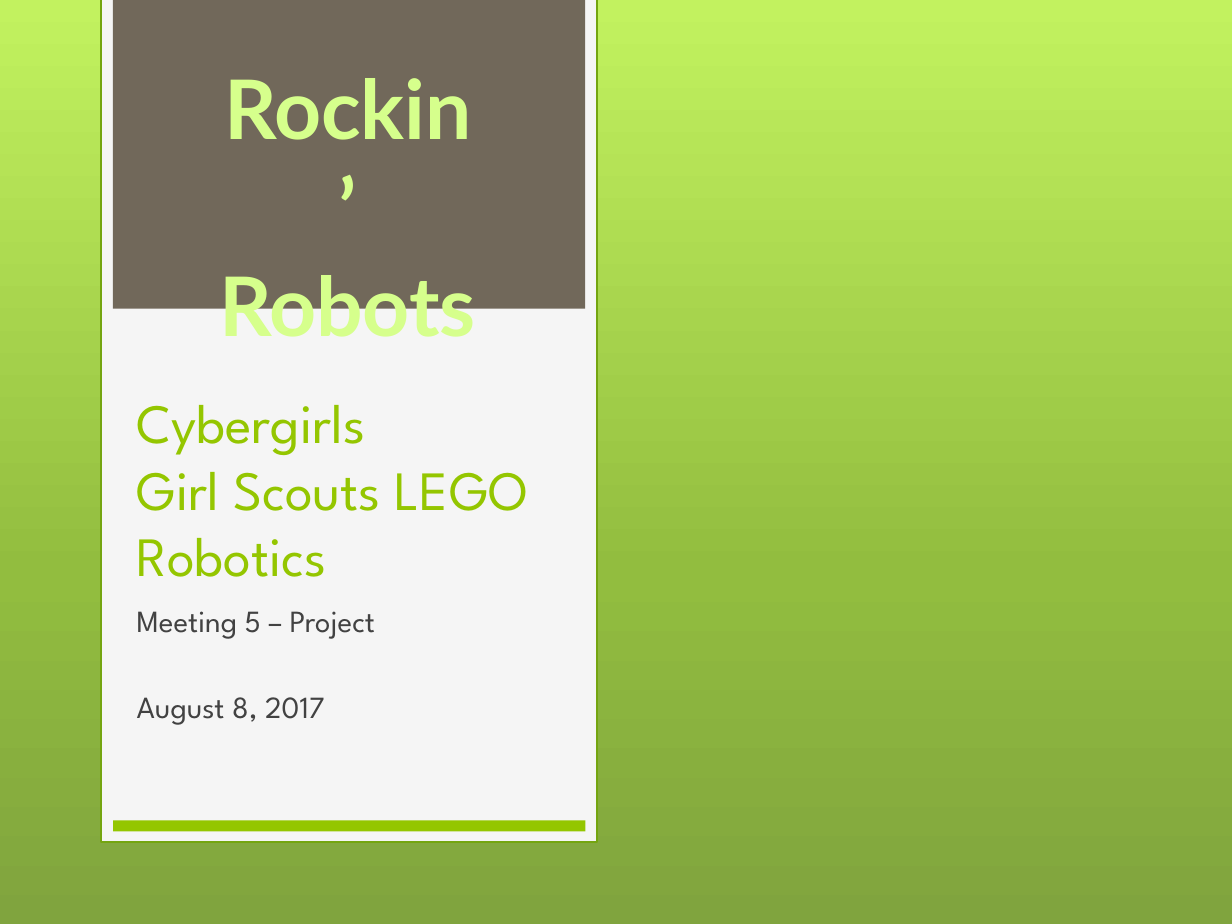
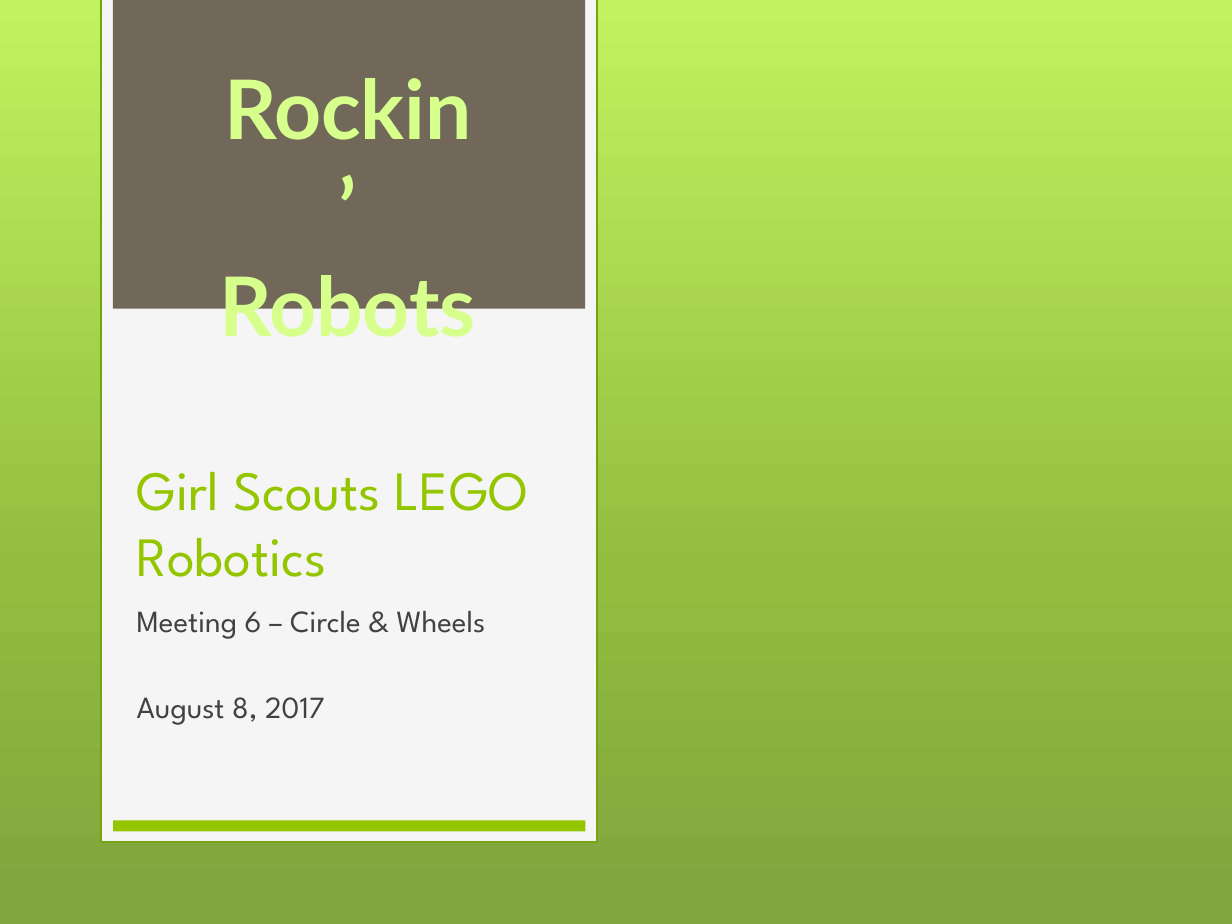
Before and after one commit to drahmel/el-segundo-girl-scouts-robotics-2017, a slide deck: slide 1 of meeting-6-circle-wheel/Girl Scouts LEGO Robotics - Meeting 6 - Wheel and Circle.pptx. Drawn at 1232x924 pixels with LibreOffice and Linux fonts; fonts in the diff are those of the drawing; background and template pictures are left out. Boxes give left, top, right and bottom in pixels: in the first picture for what was removed or moved away, otherwise in the second. Text is boxed around its words. In the diff, an @@ line names an element or a change of style, - is before the commit and + after.

Commit message:
DJR:Added presentation 6

```diff
--- a/meeting-6-circle-wheel/Girl Scouts LEGO Robotics - Meeting 6 - Wheel and Circle.pptx
+++ b/meeting-6-circle-wheel/Girl Scouts LEGO Robotics - Meeting 6 - Wheel and Circle.pptx
@@ title at [137, 472, 529, 577]: text changed @@
-Cybergirls
-Girl Scouts LEGO Robotics
+Girl Scouts LEGO Robotics
@@ subtitle at [137, 611, 486, 639]: text changed @@
-Meeting 5 – Project
+Meeting 6 – Circle & Wheels
```
Also in this commit, not shown: 2 other slides changed.
